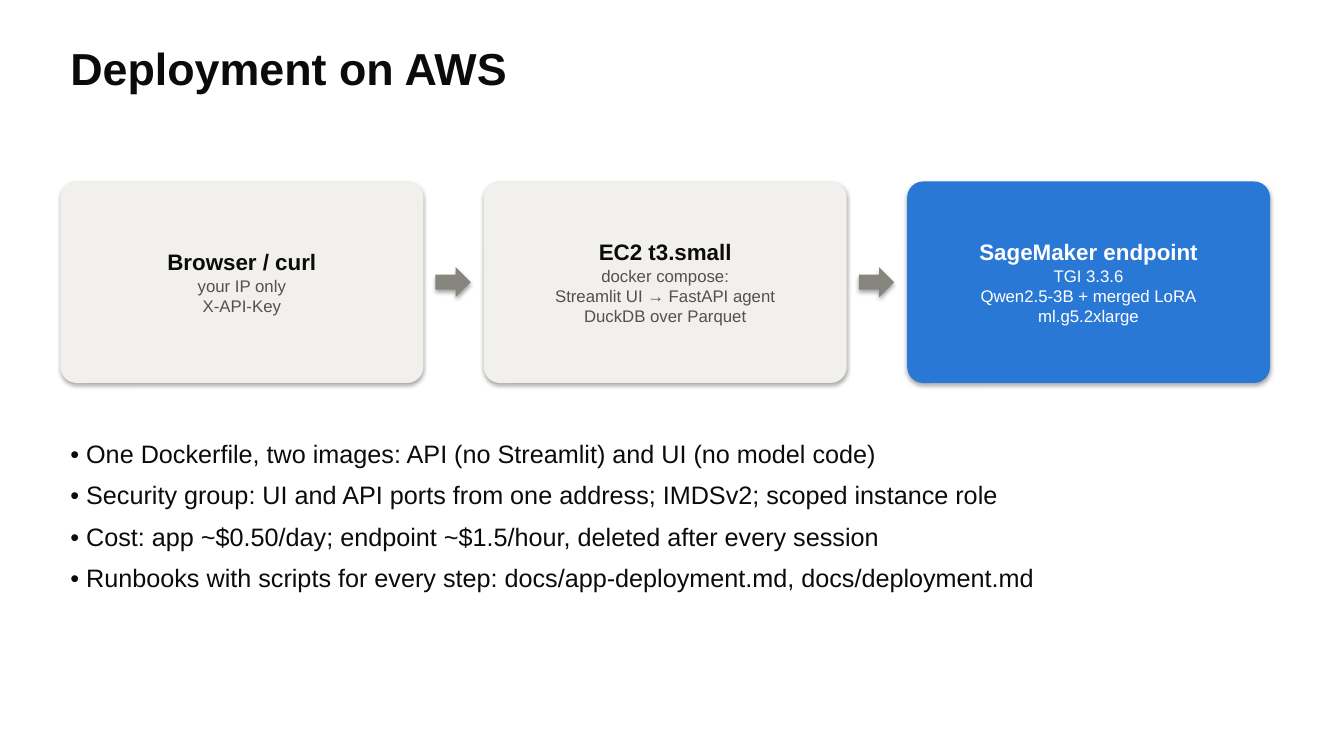
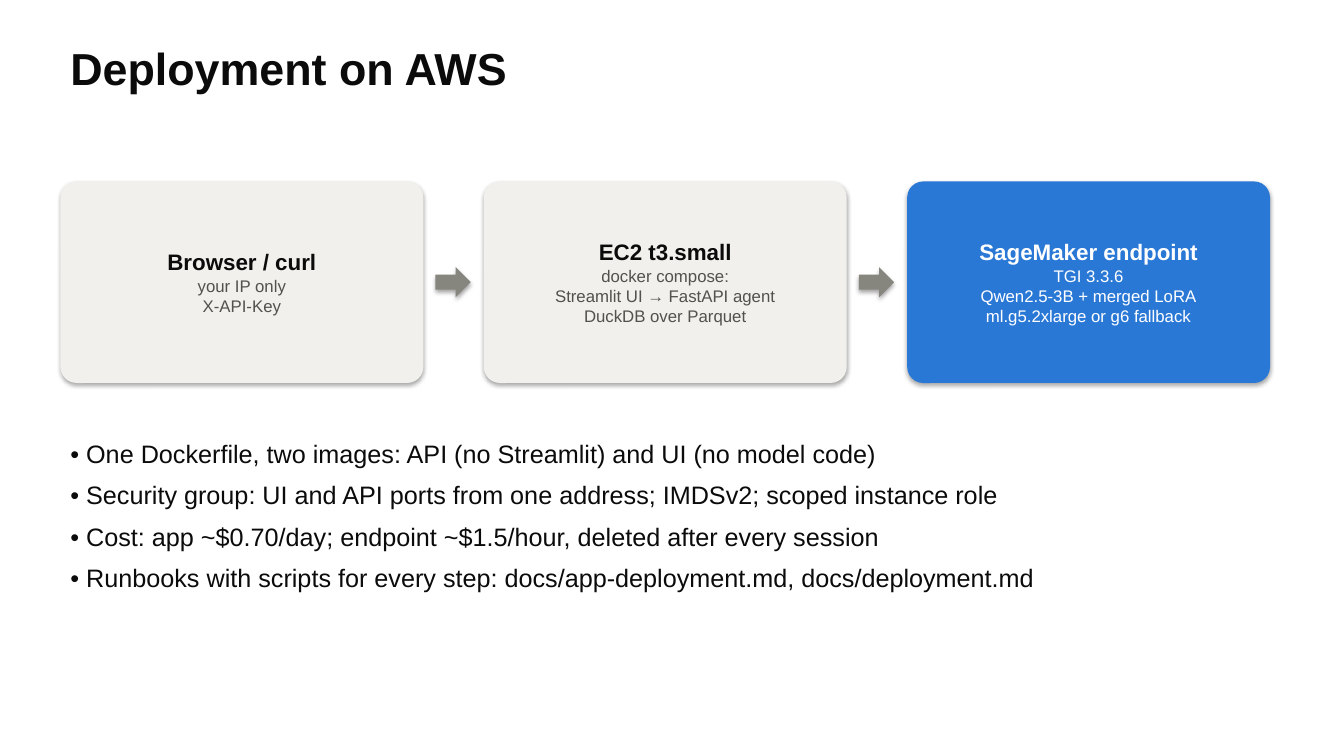
Before and after one commit to weimiao67/llm-class-final, a slide deck: slide 10 of docs/slides/housing-analyst.pptx. Drawn at 1344x756 pixels with LibreOffice and Linux fonts; fonts in the diff are those of the drawing. Boxes give left, top, right and bottom in pixels: in the first picture for what was removed or moved away, otherwise in the second. Text is boxed around its words. In the diff, an @@ line names an element or a change of style, - is before the commit and + after.

```diff
--- a/docs/slides/housing-analyst.pptx
+++ b/docs/slides/housing-analyst.pptx
@@ text in rounded rectangle at <box>981,270,1196,326</box>: text changed @@
-TGI 3.3.6
-Qwen2.5-3B + merged LoRA
-ml.g5.2xlarge
+TGI 3.3.6
+Qwen2.5-3B + merged LoRA
+ml.g5.2xlarge or g6 fallback
@@ text at <box>86,527,878,552</box>: text changed @@
-• Cost: app ~$0.50/day; endpoint ~$1.5/hour, deleted after every session
+• Cost: app ~$0.70/day; endpoint ~$1.5/hour, deleted after every session
```
Also in this commit, not shown: 2 other files.
